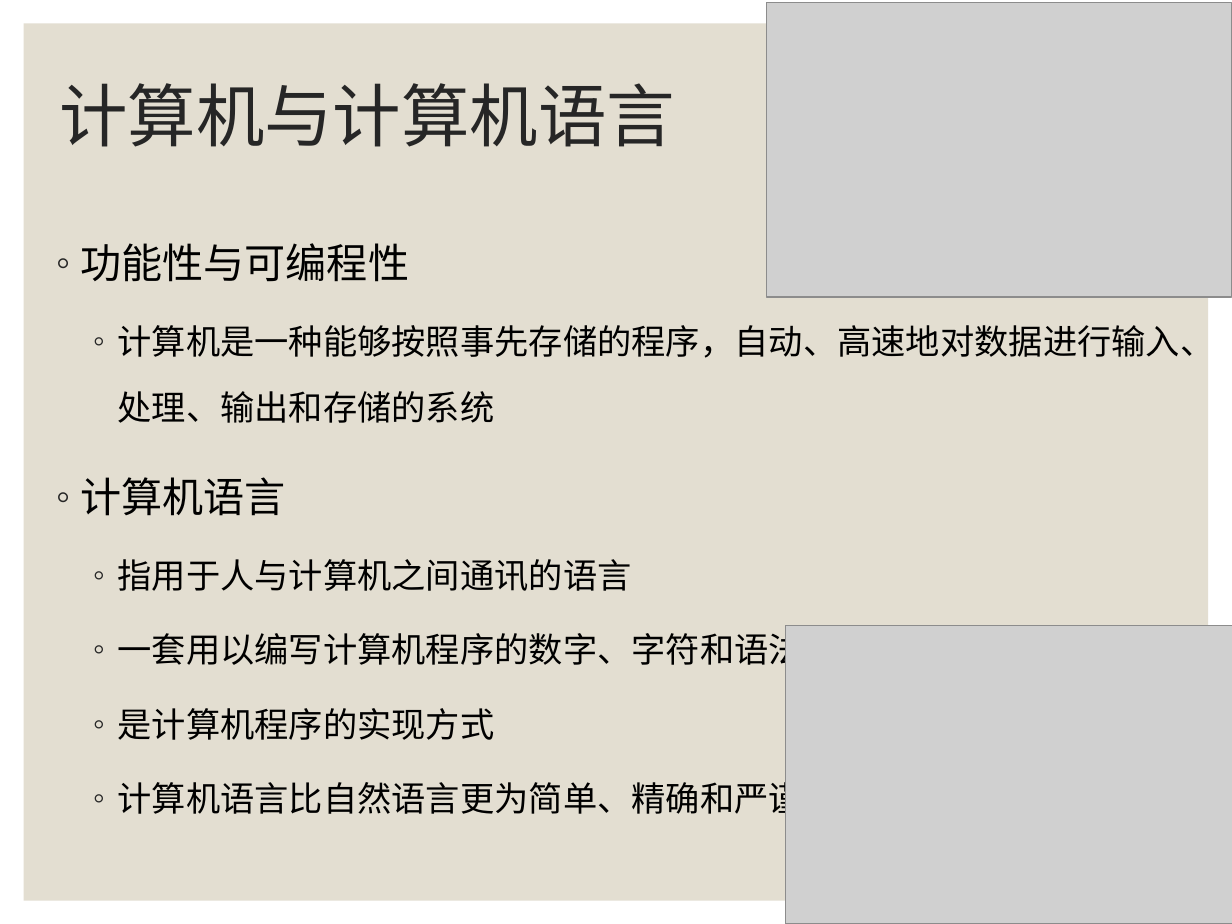
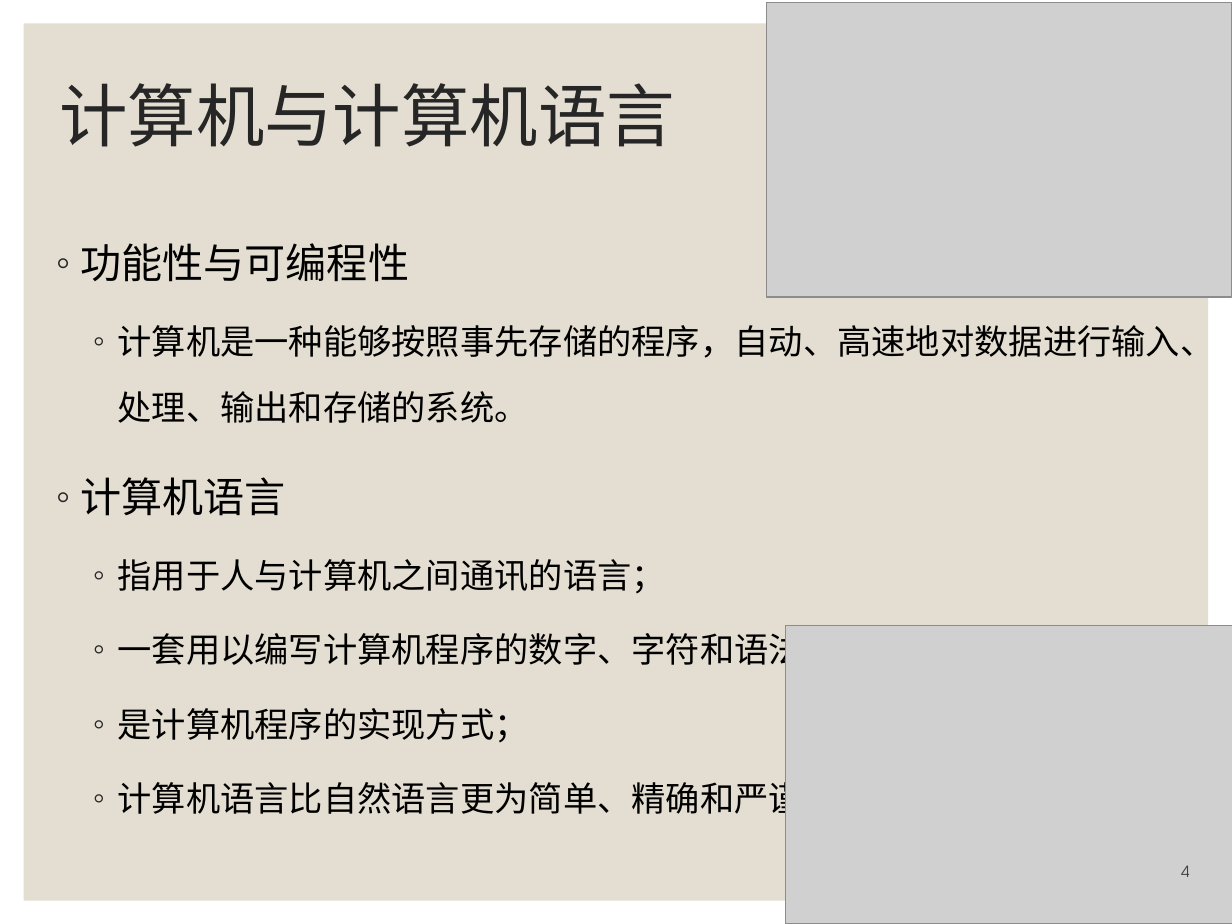
Before and after one commit to zhangjianzhang/programming_basics, a slide deck: slide 4 of files/slides/chapter_0_course_introduction.pptx (slide 3 before the commit). Drawn at 1232x924 pixels with LibreOffice and Linux fonts; fonts in the diff are those of the drawing; grey boxes stand for pictures. Boxes give left, top, right and bottom in pixels: in the first picture for what was removed or moved away, otherwise in the second. Text is boxed around its words. In the diff, an @@ line names an element or a change of style, - is before the commit and + after.

```diff
--- a/files/slides/chapter_0_course_introduction.pptx
+++ b/files/slides/chapter_0_course_introduction.pptx
@@ text at (x1=118, y1=320, x2=1215, y2=423): text changed @@
-  ◦ 计算机是一种能够按照事先存储的程序，自动、高速地对数据进行输入、处理、输出和存储的系统
+  ◦ 计算机是一种能够按照事先存储的程序，自动、高速地对数据进行输入、处理、输出和存储的系统。
@@ text at (x1=118, y1=559, x2=906, y2=821): text changed @@
-  ◦ 指用于人与计算机之间通讯的语言
-  ◦ 一套用以编写计算机程序的数字、字符和语法规划
-  ◦ 是计算机程序的实现方式
-  ◦ 计算机语言比自然语言更为简单、精确和严谨
+  ◦ 指用于人与计算机之间通讯的语言；
+  ◦ 一套用以编写计算机程序的数字、字符和语法规划；
+  ◦ 是计算机程序的实现方式；
+  ◦ 计算机语言比自然语言更为简单、精确和严谨。
@@ page number added at (x1=1181, y1=865, x2=1190, y2=877), 9 pt, text #404040 @@
+4
```
Also in this commit, not shown: 7 other slides changed, 1 slide added, 8 other files.
